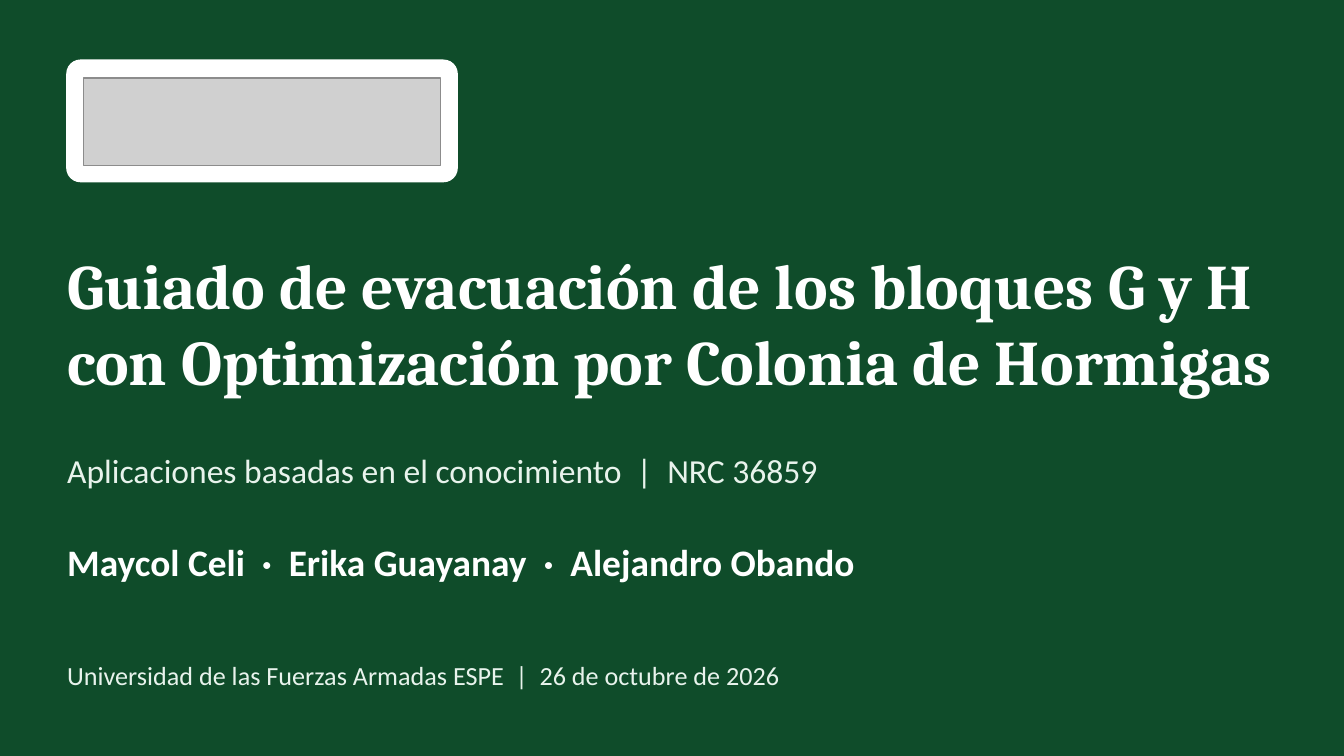
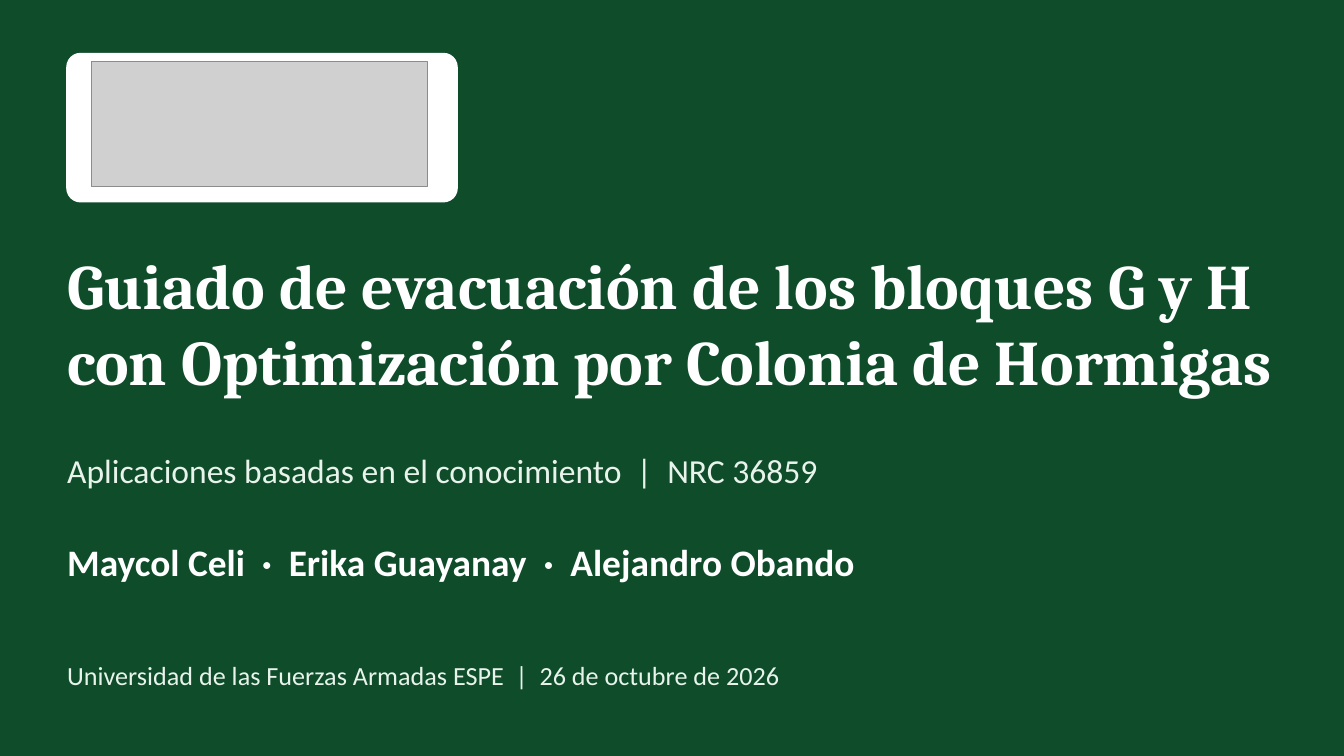
Before and after one commit to xMaycol08/Colonia-de-Hormigas, a slide deck: slide 1 of Desktop/ESPE/PREGRASO S2 2026/APLICACIONES BASADAS EN EL CONOCIMIENTO/P1/Optimización por Colonia de Hormigas/entregables/Presentacion_ACO_Evacuacion_GH.pptx. Drawn at 1344x756 pixels with LibreOffice and Linux fonts; fonts in the diff are those of the drawing; grey boxes stand for pictures. Boxes give left, top, right and bottom in pixels: in the first picture for what was removed or moved away, otherwise in the second. Text is boxed around its words. In the diff, an @@ line names an element or a change of style, - is before the commit and + after.

Commit message:
Informe y presentacion con el formato y el logo del informe de referencia
El informe usa el encabezado con logo, el bloque de titulo y las tablas del
informe de referencia del equipo. La presentacion usa el logo a color.

```diff
--- a/Desktop/ESPE/PREGRASO S2 2026/APLICACIONES BASADAS EN EL CONOCIMIENTO/P1/Optimización por Colonia de Hormigas/entregables/Presentacion_ACO_Evacuacion_GH.pptx
+++ b/Desktop/ESPE/PREGRASO S2 2026/APLICACIONES BASADAS EN EL CONOCIMIENTO/P1/Optimización por Colonia de Hormigas/entregables/Presentacion_ACO_Evacuacion_GH.pptx
@@ rounded rectangle: place and size @@
-rounded rectangle at [67, 60, 457, 181]
+rounded rectangle at [67, 54, 457, 202]
@@ rounded rectangle at [67, 54, 457, 202]: proportions changed @@
@@ picture: place and size @@
-picture at [83, 78, 441, 165]
+picture at [91, 62, 427, 187]
```
Also in this commit, not shown: 1 other file.
